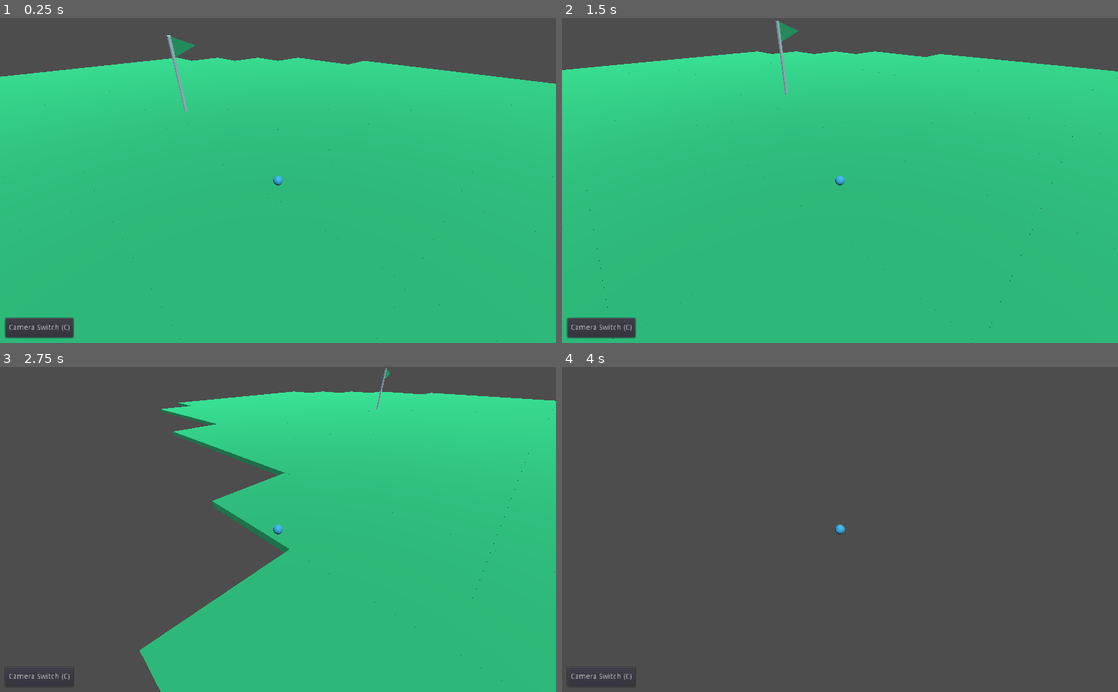
Above: before the commit, frames 1-4 (two rows, left to right).
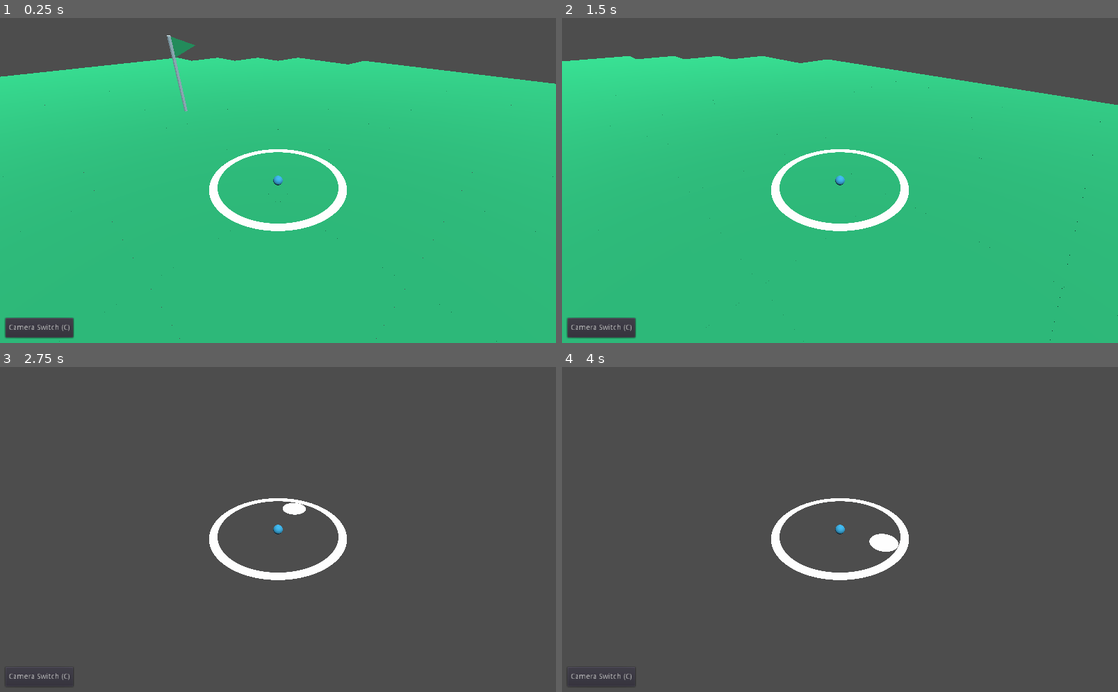
Above: after the commit, the same moments.

Repository: hdb-gamedev/group-beta
Game: Godot game, scene res://Level_1.tscn
Two runs of this game, one before a commit and one after it. Both use one fixed random seed, a clock stepped at 60 frames per second and the inputs below.
Inputs (mouse positions are in pixels of both pictures, inside the frame that each line leads up to):
- Up to frame 1 (0.25 s): no input
- Up to frame 2 (1.5 s): move the mouse to (962, 164) at 0.52 s; press the mouse at (962, 164) at 0.53 s; tap Enter at 1.25 s; move the mouse to (728, 196) at 1.27 s; release the mouse at (728, 196) at 1.28 s; click (728, 196) at 1.35 s
- Up to frame 3 (2.75 s): move the mouse to (333, 458) at 2.02 s; press the mouse at (333, 458) at 2.03 s
- Up to frame 4 (4 s): move the mouse to (812, 594) at 2.77 s; release the mouse at (812, 594) at 2.78 s; click (812, 594) at 2.85 s; tap Space at 3.5 s; move the mouse to (1006, 578) at 3.52 s; press the mouse at (1006, 578) at 3.53 s

The runs differ from the first frame. In frame 1, 1.2% of the frame differs, in the area x 37-63%, y 40-66%; in frame 2, 5.9%; in frame 3, 57%, in the area x 25-100%, y 0-100%; in frame 4, 1.4%.

Commit message:
finished making controls

Diff:
--- a/project/Controls.gd
+++ b/project/Controls.gd
@@ -1,24 +1,36 @@
 extends Spatial
 
+export(NodePath) var ball_path = null
 var maxdistance
+var ball
+func _ready():
+	maxdistance = 0.5 - $CSGMesh.get_material().get_shader_param("outerthickness") - $CSGMesh.get_material().get_shader_param("innerradius")
+	ball = get_node(ball_path)
 
-func _ready():
-	maxdistance = 1.0 - $CSGMesh.get_material().get_shader_param("outerthickness") - $CSGMesh.get_material().get_shader_param("innerradius")
+var direction = Vector2(0, 0)
 
 func _process(delta):
-
-	var mouse_position = get_viewport().get_mouse_position()
-	var camera = get_viewport().get_camera()
-	var ray_origin = camera.project_ray_origin(mouse_position)
-	var ray_end = ray_origin + camera.project_ray_normal(mouse_position) * 2000
-	var plane = Plane(0, 1, 0, 0) # 0x + 1y + 0z = 0
-	var intersection = plane.intersects_segment(ray_origin, ray_end)
+	# TODO: make it not control when moving
+	# TODO: ne jump pas
+	global_transform.origin = ball.global_transform.origin
+	if Input.is_action_pressed("ball_shoot"):
+		$CSGMesh.get_material().set_shader_param("pressed", true)
+		var mouse_position = get_viewport().get_mouse_position()
+		var camera = get_viewport().get_camera()
+		var ray_origin = camera.project_ray_origin(mouse_position)
+		var ray_end = ray_origin + camera.project_ray_normal(mouse_position) * 2000
+		var plane = Plane(0, 1, 0, global_transform.origin.y) # 0x + 1y + 0z = 0
+		var intersection = plane.intersects_segment(ray_origin, ray_end)
 
 
-	if intersection:
-		$CSGSphere.global_transform.origin = intersection
-		var v = Vector2(intersection.x, intersection.z)
-		var distance = min(v.length(), maxdistance)
-		var v2 = v.normalized() * distance
-
-		$CSGMesh.get_material().set_shader_param("position", v2)
+		if intersection:
+			var v = intersection - global_transform.origin
+			var v2 = Vector2(v.x, v.z)
+			var distance = min(v2.length(), maxdistance)
+			var v3 = v2.normalized() * distance
+			direction = -v3
+			$CSGMesh.get_material().set_shader_param("position", v3)
+	else:
+		$CSGMesh.get_material().set_shader_param("pressed", false)
+	if Input.is_action_just_released("ball_shoot"):
+		ball.launch(direction)
--- a/project/Controls.tscn
+++ b/project/Controls.tscn
@@ -7,9 +7,9 @@
 
 [sub_resource type="ShaderMaterial" id=3]
 shader = ExtResource( 1 )
-shader_param/position = Vector2( 0.383, 0.469 )
+shader_param/position = Vector2( 0.263, 0.314 )
 shader_param/pressed = true
-shader_param/innerradius = 0.2
+shader_param/innerradius = 0.1
 shader_param/outerthickness = 0.06
 
 [node name="Controls" type="Spatial"]
@@ -22,7 +22,3 @@
 
 [node name="Camera" type="Camera" parent="."]
 transform = Transform( 1, 0, 0, 0, 0.94078, 0.339017, 0, -0.339017, 0.94078, 0, 1.05841, 2.856 )
-
-[node name="CSGSphere" type="CSGSphere" parent="."]
-visible = false
-radius = 0.25
--- a/project/Level_1.tscn
+++ b/project/Level_1.tscn
@@ -47,7 +47,8 @@
 transform = Transform( 0.167911, -0.878694, 0.446881, 0.122088, 0.468363, 0.875061, -0.978213, -0.0923731, 0.185921, 0, 0, 0 )
 
 [node name="Controls" parent="." instance=ExtResource( 5 )]
-transform = Transform( 1, 0, 0, 0, 1, 0, 0, 0, 1, 0, 1.28817, 0 )
+transform = Transform( 1, 0, 0, 0, 1, 0, 0, 0, 1, 0, 2.40178, 0 )
+ball_path = NodePath("../BlueBall")
 
 [node name="CanvasLayer" type="CanvasLayer" parent="."]
 
--- a/project/Rigidball.gd
+++ b/project/Rigidball.gd
@@ -8,10 +8,7 @@
 	#var space_state = get_world().direct_space_state
 	pass
 
-func _on_Area_input_event(camera, event, input_position, normal, shape_idx):
-	var direction = input_position - self.translation
-	direction.y = 0
-	direction = direction.normalized()
-	if event.is_action_released("ball_shoot"):
-		#self.linear_velocity = direction * 200.0
-		add_central_force(direction * 200.0)
+func launch(direction):
+
+	var impulse = Vector3(direction.x, 0, direction.y) * 50.0
+	apply_central_impulse(impulse)
--- a/project/blue_ball.tscn
+++ b/project/blue_ball.tscn
@@ -1,13 +1,10 @@
-[gd_scene load_steps=5 format=2]
+[gd_scene load_steps=4 format=2]
 
 [ext_resource path="res://assets-obj/ball_blue.obj" type="ArrayMesh" id=1]
 [ext_resource path="res://Rigidball.gd" type="Script" id=3]
 
 [sub_resource type="SphereShape" id=1]
 radius = 0.035913
-
-[sub_resource type="BoxShape" id=2]
-extents = Vector3( 30, 0.1, 30 )
 
 [node name="RigidBody" type="RigidBody"]
 script = ExtResource( 3 )
@@ -18,10 +15,3 @@
 [node name="BlueBall" type="MeshInstance" parent="."]
 mesh = ExtResource( 1 )
 material/0 = null
-
-[node name="Area" type="Area" parent="."]
-
-[node name="CollisionShape" type="CollisionShape" parent="Area"]
-shape = SubResource( 2 )
-
-[connection signal="input_event" from="Area" to="." method="_on_Area_input_event"]
--- a/project/circle_shader.tres
+++ b/project/circle_shader.tres
@@ -7,13 +7,13 @@
 uniform float innerradius;
 uniform float outerthickness;
 void fragment (){
-	vec2 uv = 2. * (UV-0.5);
+	vec2 uv = (UV-0.5);
 	float r = length(uv);
 	ALBEDO = vec3(100.0);
-	float outercircle = smoothstep(1.0-outerthickness, 1.0-outerthickness/2.0, r) - smoothstep(.99, 1.0, r);
+	float outercircle = smoothstep(0.5-outerthickness, 0.5-outerthickness/2.0, r) - smoothstep(.49, .5, r);
 	float innercircle;
 	if (pressed) {
-		 innercircle = 1.0 - smoothstep(innerradius-.02, innerradius, distance(uv, position*2.));
+		 innercircle = 1. - smoothstep(innerradius-.02, innerradius, distance(uv, position));
 	} else {
 		innercircle = 0.0;
 	}
